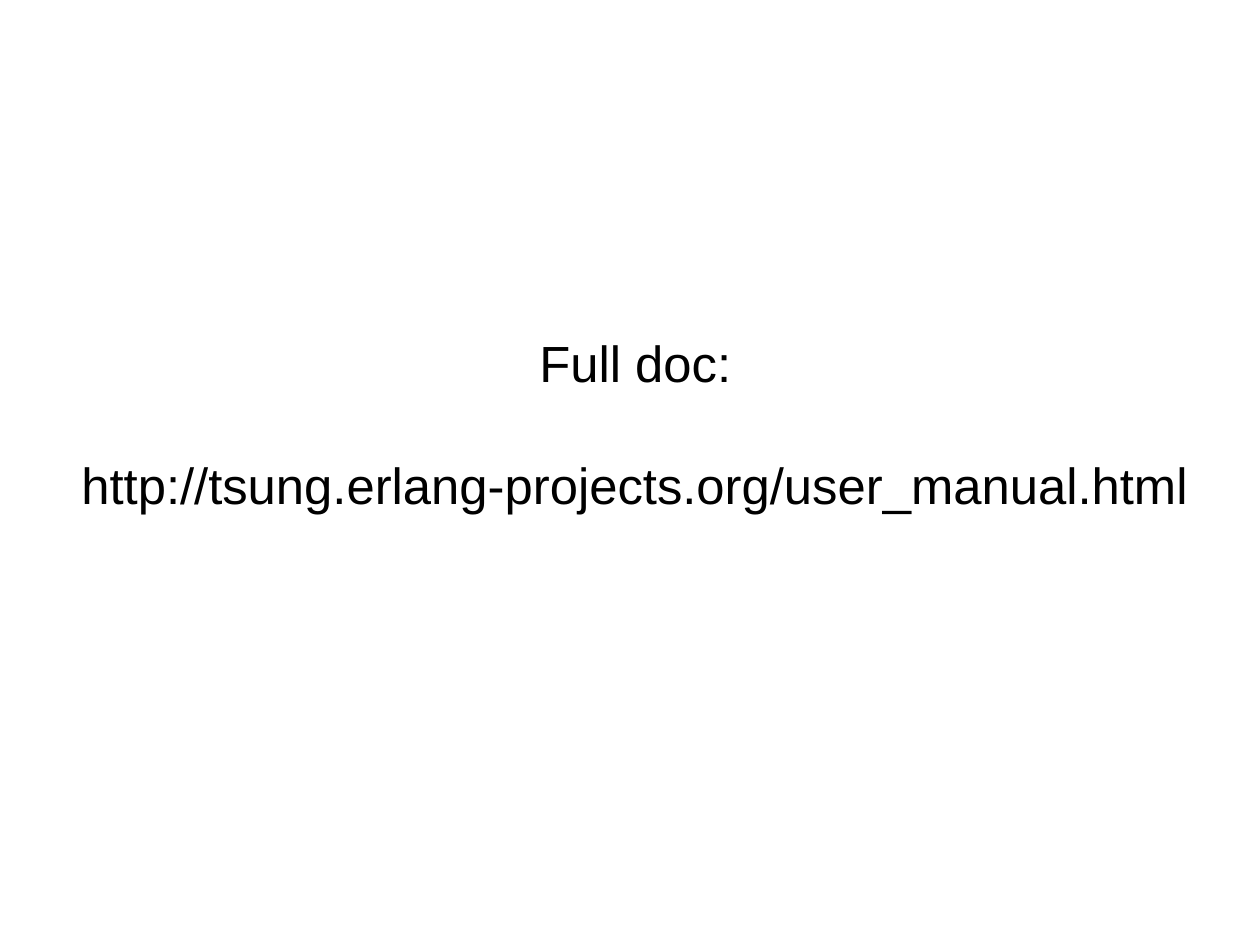
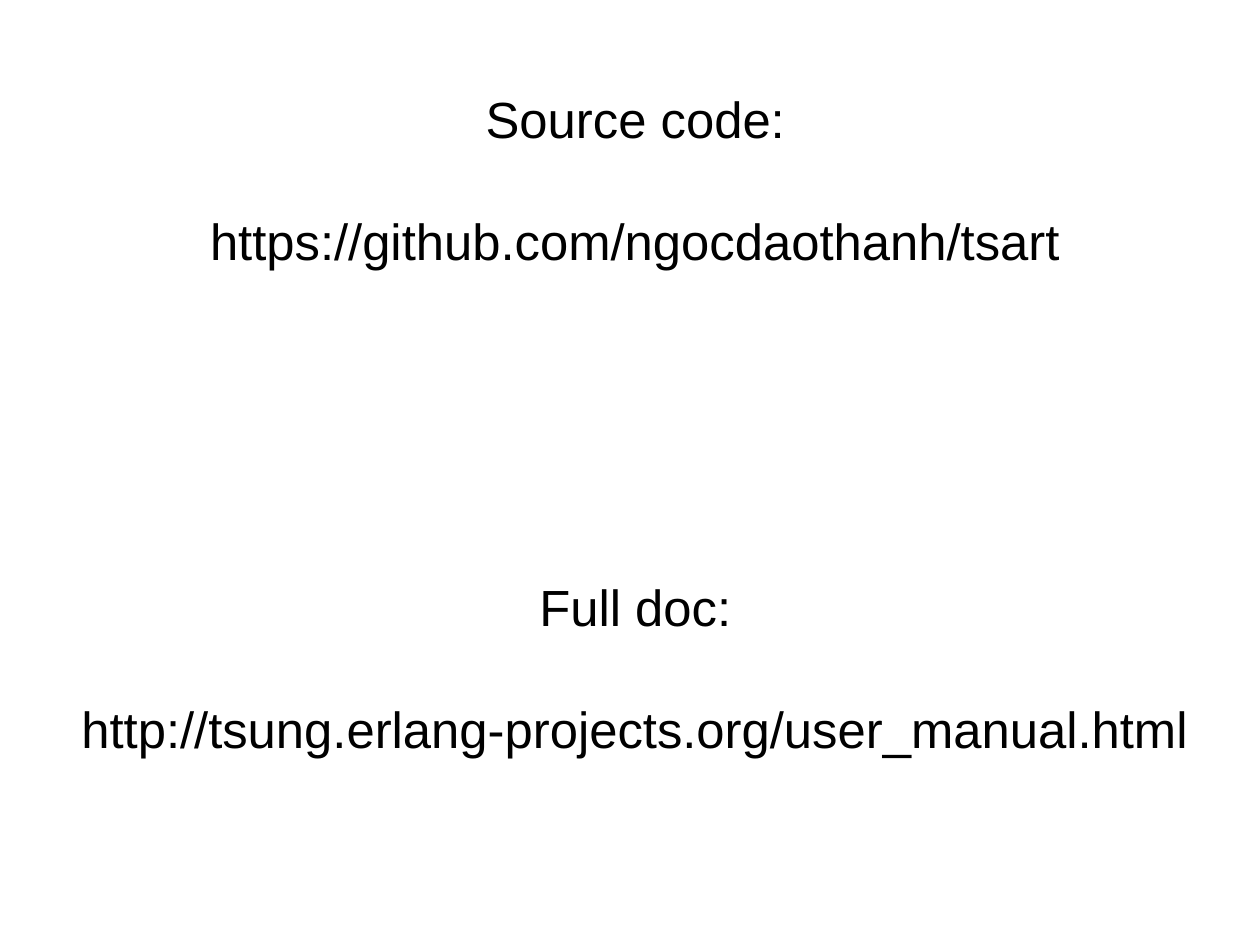
Before and after one commit to ngocdaothanh/tsart, a slide deck: slide 2 of tsung.odp. Drawn at 1260x945 pixels with LibreOffice and Linux fonts; fonts in the diff are those of the drawing. Boxes give left, top, right and bottom in pixels: in the first picture for what was removed or moved away, otherwise in the second. Text is boxed around its words. In the diff, an @@ line names an element or a change of style, - is before the commit and + after.

Commit message:
Add presentation file

```diff
--- a/tsung.odp
+++ b/tsung.odp
@@ subtitle at [210, 101, 1059, 270]: paragraphs added @@
+Source code:
+https://github.com/ngocdaothanh/tsart
```
